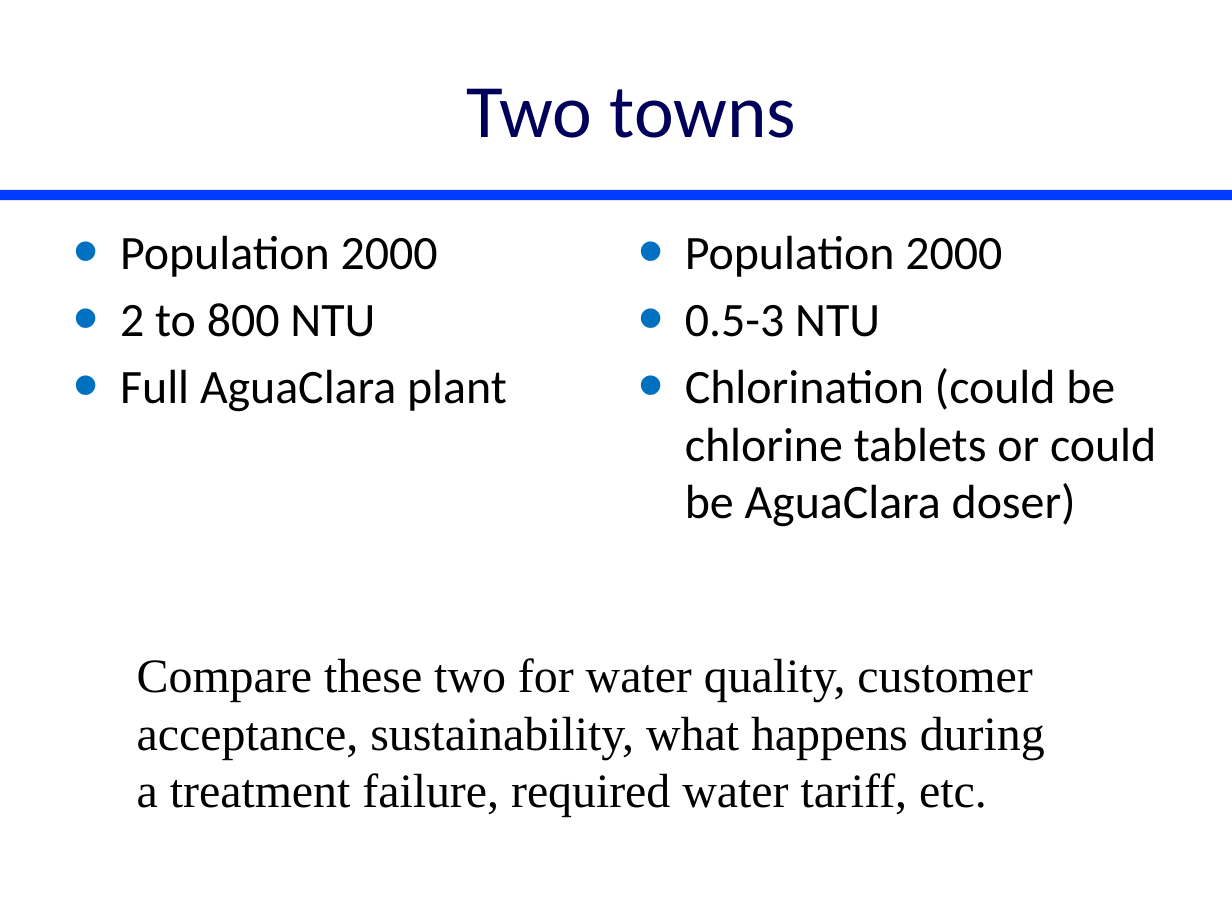
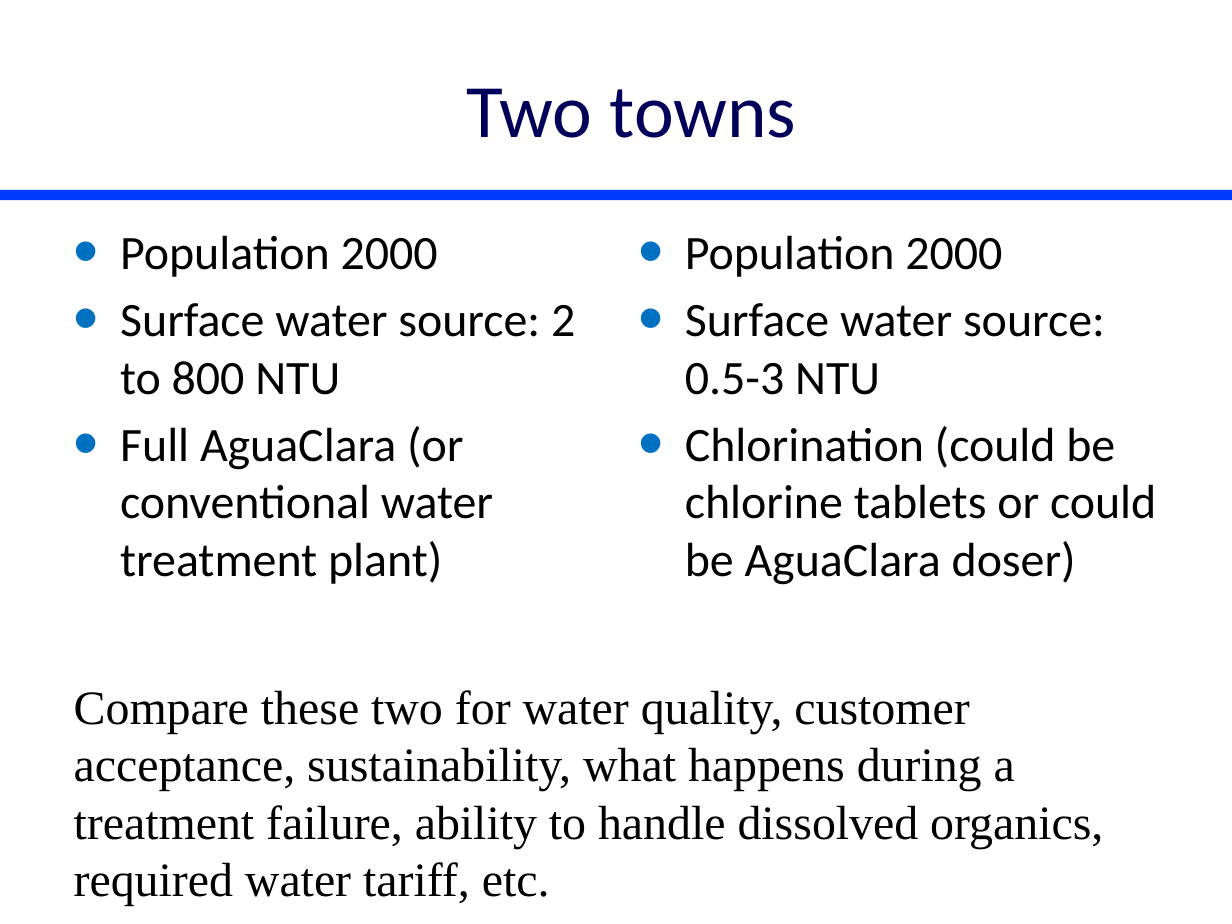
Before and after one commit to monroews/CEE4520Lectures, a slide deck: slide 22 of Disinfection.pptx. Drawn at 1232x924 pixels with LibreOffice and Linux fonts; fonts in the diff are those of the drawing. Boxes give left, top, right and bottom in pixels: in the first picture for what was removed or moved away, otherwise in the second. Text is boxed around its words. In the diff, an @@ line names an element or a change of style, - is before the commit and + after.

Commit message:
lecture edits

```diff
--- a/Disinfection.pptx
+++ b/Disinfection.pptx
@@ text at <box>120,303,575,584</box>: text changed @@
-• 2 to 800 NTU
-• Full AguaClara plant
+• Surface water source: 2 to 800 NTU
+• Full AguaClara (or conventional water treatment plant)
@@ text at <box>685,303,1105,395</box>: text changed @@
-• 0.5-3 NTU
+• Surface water source: 0.5-3 NTU
@@ text at <box>74,690,1103,906</box>: text changed @@
-Compare these two for water quality, customer acceptance, sustainability, what happens during a treatment failure, required water tariff, etc.
+Compare these two for water quality, customer acceptance, sustainability, what happens during a treatment failure, ability to handle dissolved organics, required water tariff, etc.
```
Also in this commit, not shown: 6 other slides changed, 1 other file.
